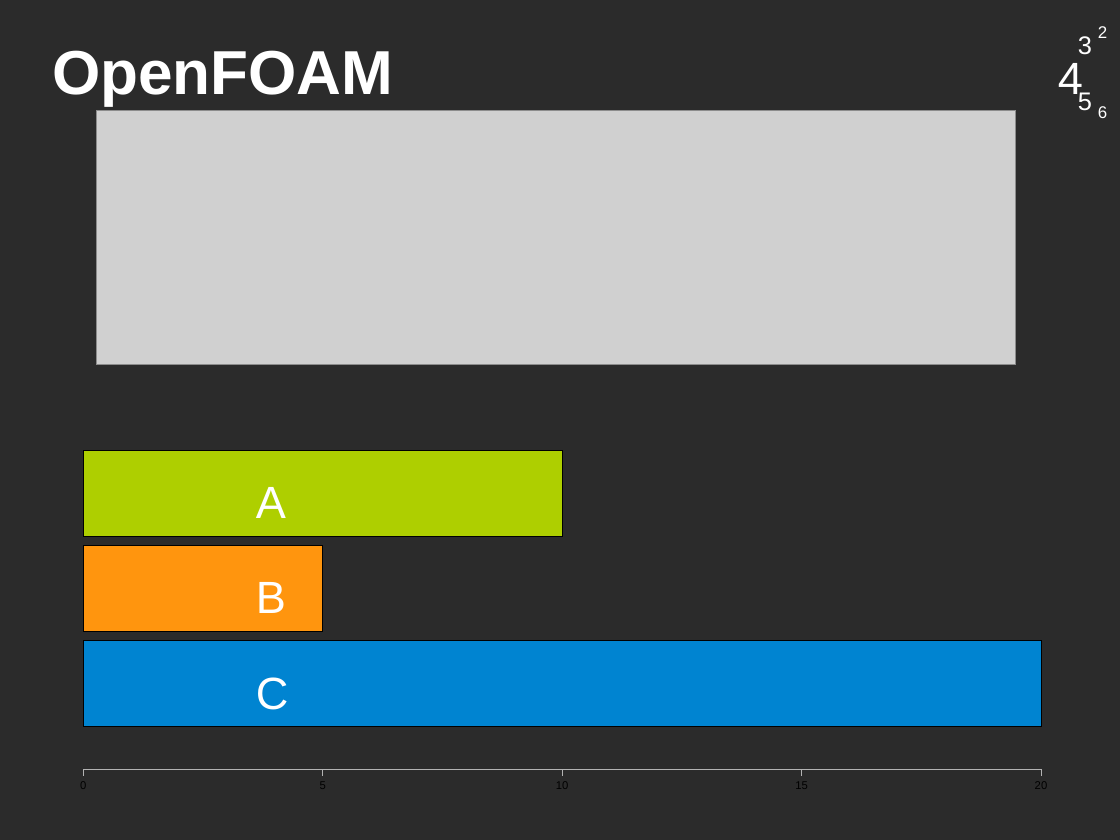
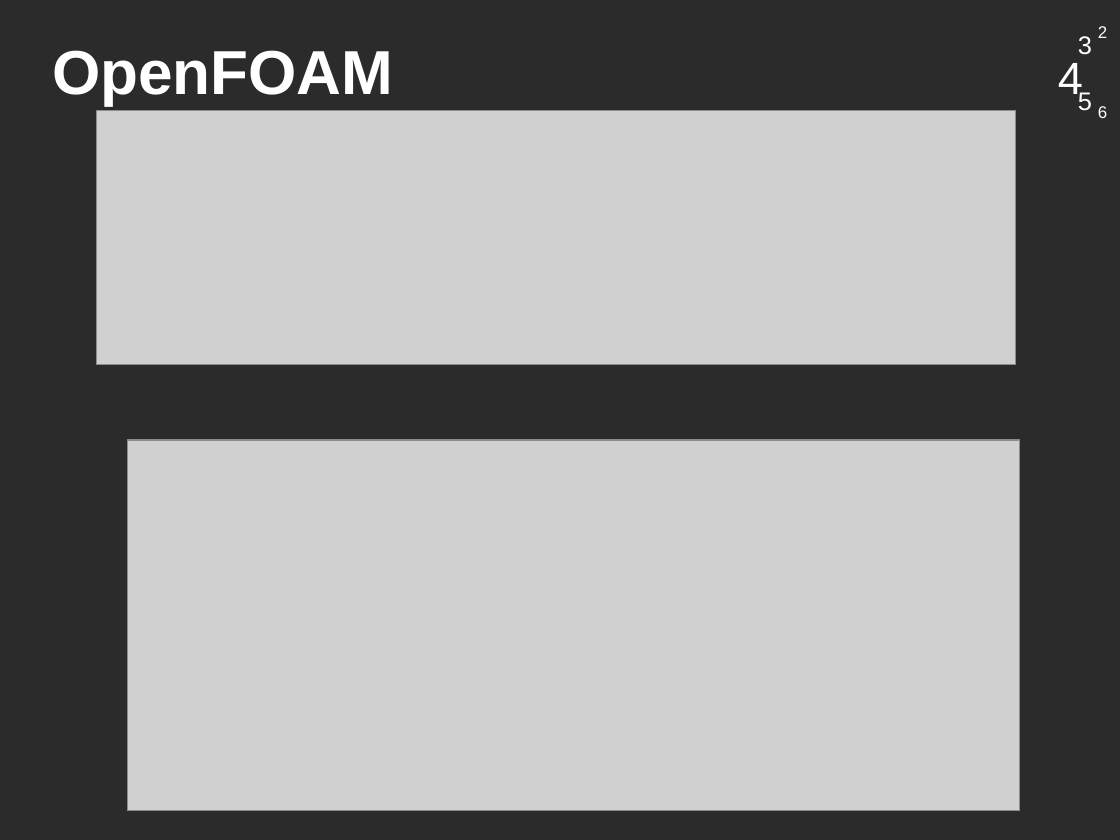
Before and after one commit to saifthe1/openfoam-openmp, a slide deck: slide 14 of presentation/pres.odp. Drawn at 1120x840 pixels with LibreOffice and Linux fonts; fonts in the diff are those of the drawing; grey boxes stand for pictures; background and template pictures are left out; a plain dark background stands for a picture behind light text. Boxes give left, top, right and bottom in pixels: in the first picture for what was removed or moved away, otherwise in the second. Text is boxed around its words. In the diff, an @@ line names an element or a change of style, - is before the commit and + after.

```diff
--- a/presentation/pres.odp
+++ b/presentation/pres.odp
@@ bar chart removed at <box>60,400,1068,801</box> @@
-categories: 1
-Series 1: 20
-Series 2: 5
-Series 3: 10
@@ picture added at <box>128,440,1020,811</box> @@
@@ text removed at <box>256,487,286,518</box> @@
-A
@@ text removed at <box>256,582,286,613</box> @@
-B
@@ text removed at <box>256,677,289,710</box> @@
-C
```
Also in this commit, not shown: 1 other slide changed.
